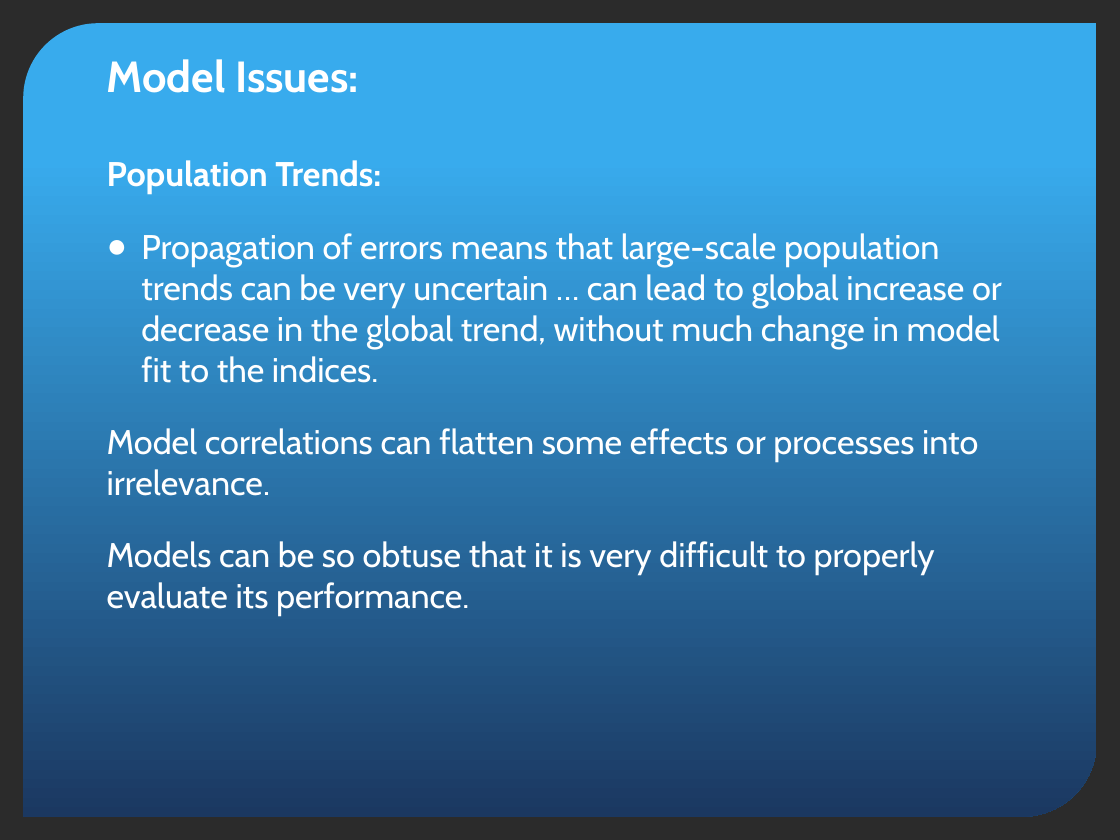
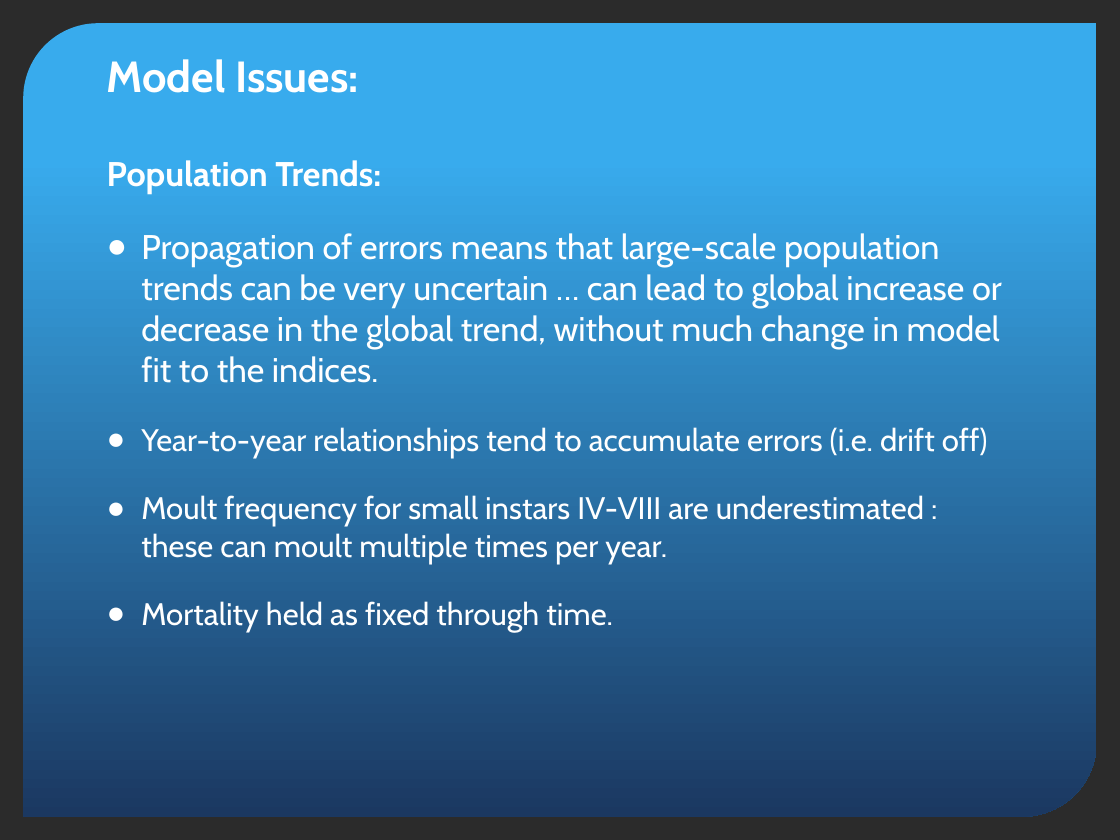
Before and after one commit to TobieSurette/snow-crab-population-dynamics, a slide deck: slide 15 of snow crab/Population Model.pptx (slide 19 before the commit). Drawn at 1120x840 pixels with LibreOffice and Linux fonts; fonts in the diff are those of the drawing; background and template pictures are left out; a plain dark background stands for a picture behind light text. Boxes give left, top, right and bottom in pixels: in the first picture for what was removed or moved away, otherwise in the second. Text is boxed around its words. In the diff, an @@ line names an element or a change of style, - is before the commit and + after.

```diff
--- a/snow crab/Population Model.pptx
+++ b/snow crab/Population Model.pptx
@@ text at (141,427,988,633): text changed; size 22 to 20 pt @@
-Model correlations can flatten some effects or processes into irrelevance.
-Models can be so obtuse that it is very difficult to properly evaluate its performance.
+● Year-to-year relationships tend to accumulate errors (i.e. drift off)
+● Moult frequency for small instars IV-VIII are underestimated : these can moult multiple times per year.
+● Mortality held as fixed through time.
```
Also in this commit, not shown: 12 other slides changed, 4 slides added, 3 slides removed.
